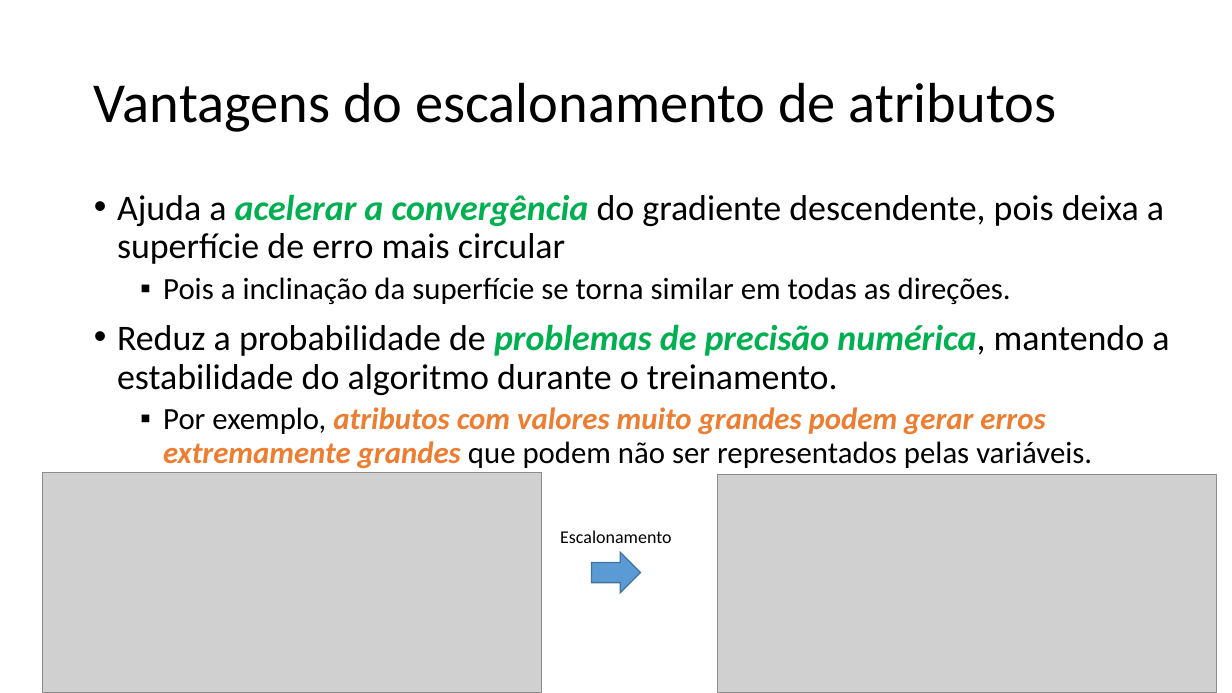
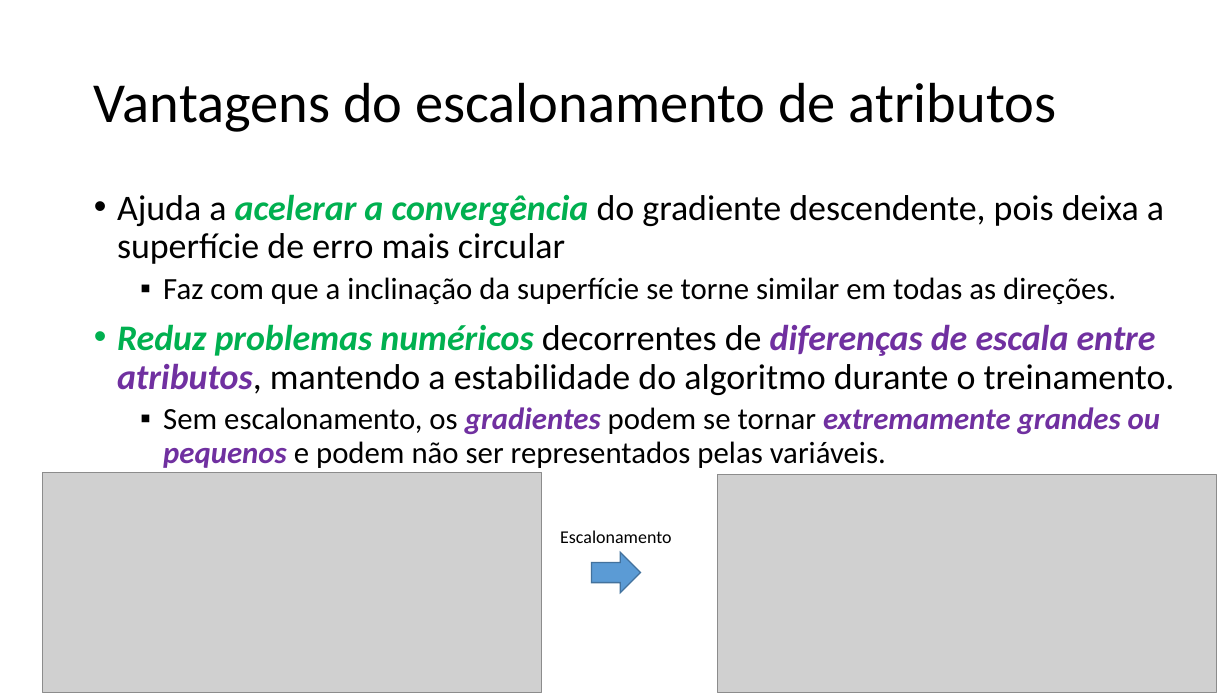
Before and after one commit to zz4fap/t319_aprendizado_de_maquina, a slide deck: slide 11 of slides/T319_Regressão_Linear (Parte IV).pptx. Drawn at 1232x693 pixels with LibreOffice and Linux fonts; fonts in the diff are those of the drawing; grey boxes stand for pictures. Boxes give left, top, right and bottom in pixels: in the first picture for what was removed or moved away, otherwise in the second. Text is boxed around its words. In the diff, an @@ line names an element or a change of style, - is before the commit and + after.

Commit message:
update of slides

```diff
--- a/slides/T319_Regressão_Linear (Parte IV).pptx
+++ b/slides/T319_Regressão_Linear (Parte IV).pptx
@@ text at [117,277,1175,468]: text changed @@
-  ▪ Pois a inclinação da superfície se torna similar em todas as direções.
-• Reduz a probabilidade de problemas de precisão numérica, mantendo a estabilidade do algoritmo durante o treinamento.
-  ▪ Por exemplo, atributos com valores muito grandes podem gerar erros extremamente grandes que podem não ser representados pelas variáveis.
+  ▪ Faz com que a inclinação da superfície se torne similar em todas as direções.
+• Reduz problemas numéricos decorrentes de diferenças de escala entre atributos, mantendo a estabilidade do algoritmo durante o treinamento.
+  ▪ Sem escalonamento, os gradientes podem se tornar extremamente grandes ou pequenos e podem não ser representados pelas variáveis.
```
Also in this commit, not shown: 7 other slides changed, 3 other files.
